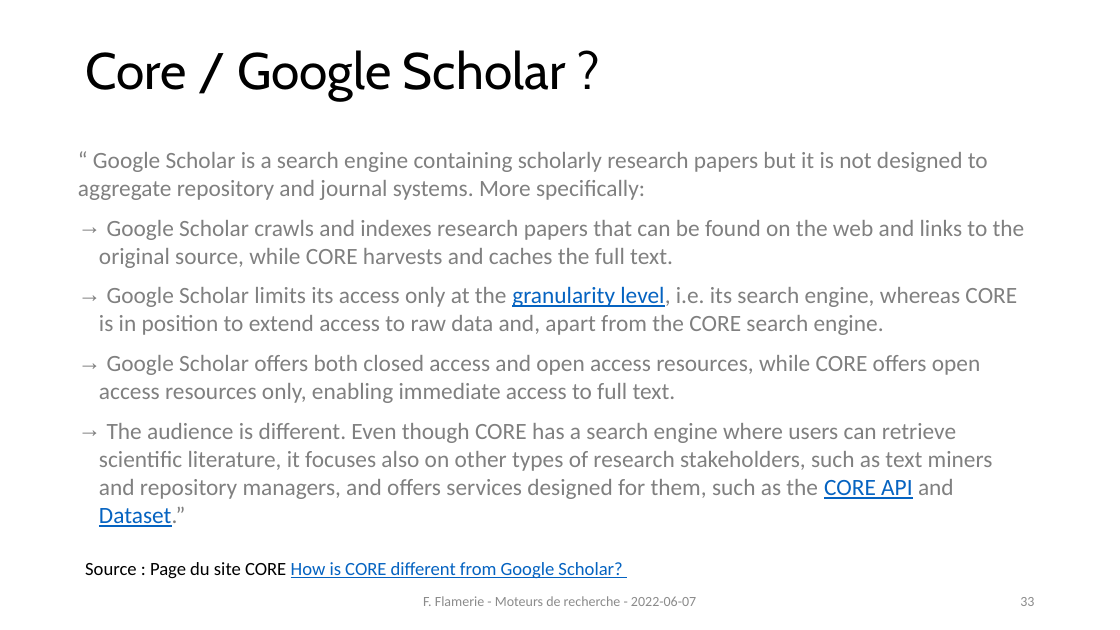
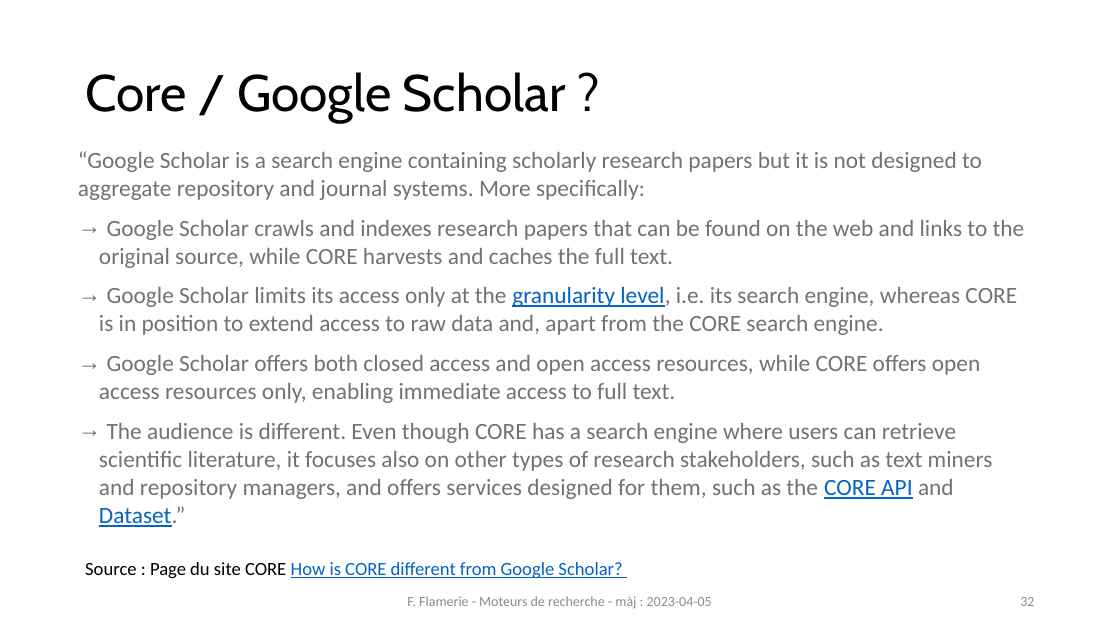
Before and after one commit to fflamerie/formbiblio, a slide deck: slide 32 of docs/module1-3_moteurs_recherche.pptx (slide 33 before the commit). Drawn at 1120x630 pixels with LibreOffice and Linux fonts; fonts in the diff are those of the drawing. Boxes give left, top, right and bottom in pixels: in the first picture for what was removed or moved away, otherwise in the second. Text is boxed around its words. In the diff, an @@ line names an element or a change of style, - is before the commit and + after.

```diff
--- a/docs/module1-3_moteurs_recherche.pptx
+++ b/docs/module1-3_moteurs_recherche.pptx
@@ title "Core / Google Scholar ?": place and size @@
-title "Core / Google Scholar ?" at <box>85,50,566,100</box>
+title "Core / Google Scholar ?" at <box>85,72,566,122</box>
@@ text at <box>78,151,982,200</box>: text changed; text colour #808080 to #767171 @@
-“ Google Scholar is a search engine containing scholarly research papers but it is not designed to aggregate repository and journal systems. More specifically:
+“Google Scholar is a search engine containing scholarly research papers but it is not designed to aggregate repository and journal systems. More specifically:
@@ text at <box>99,220,1025,527</box>: text colour #808080 to #767171 in "Google Scholar crawls and indexes research papers ...", "Google Scholar limits its access only at ...", "Google Scholar offers both closed access and ...", "The audience is different. Even though CORE ..." @@
@@ text at <box>407,596,712,609</box>: text changed @@
-F. Flamerie - Moteurs de recherche - 2022-06-07
+F. Flamerie - Moteurs de recherche - màj : 2023-04-05
```
Also in this commit, not shown: 33 other slides changed, 1 slide removed, 7 other files.
